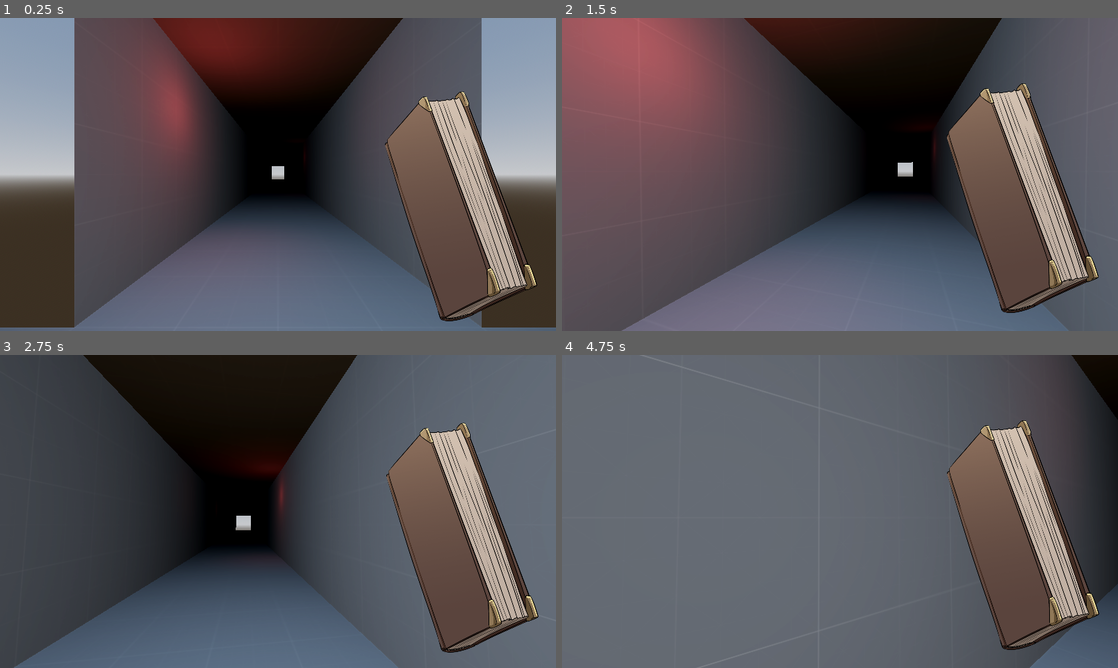
Above: before the commit, frames 1-4 (two rows, left to right).
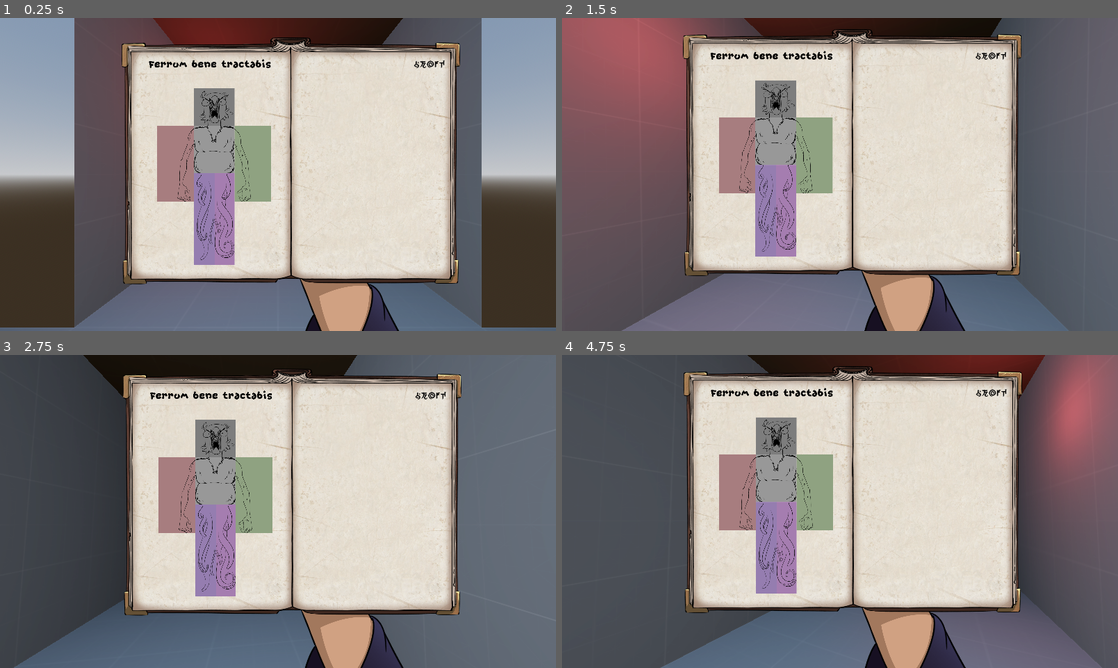
Above: after the commit, the same moments.

Repository: Bigaston/LDJam55
Game: Godot game, scene res://scenes/game/level.tscn
Same seed, same stepped clock (60 frames per second), same inputs: the game is played once before the commit and once after it.
Inputs (mouse positions are in pixels of both pictures, inside the frame that each line leads up to):
- Up to frame 1 (0.25 s): no input
- Up to frame 2 (1.5 s): tap Enter at 0.5 s; move the mouse to (867, 174) at 0.52 s; hold W (move_forward) from 0.53 s (still down); tap Space (use_spell) at 0.6, 1.35 s; move the mouse to (812, 174) at 1.27 s
- Up to frame 3 (2.75 s): keep holding W (move_forward); move the mouse to (289, 505) at 2.02 s; tap Space (use_spell) at 2.1 s
- Up to frame 4 (4.75 s): keep holding W (move_forward); move the mouse to (834, 517) at 2.77 s; tap Space (use_spell) at 2.85, 3.6, 4.35 s; move the mouse to (878, 514) at 3.52 s; move the mouse to (795, 508) at 4.27 s

The runs differ from the first frame. In frame 1, 53% of the frame differs, in the area x 21-97%, y 6-100%; in frame 2, 53%; in frame 3, 53%; in frame 4, 91%, in the area x 0-100%, y 0-100%.

Commit message:
Bon art de bouquin

Diff:
--- a/objects/ui/BasicSpell.tscn
+++ b/objects/ui/BasicSpell.tscn
@@ -1,10 +1,9 @@
-[gd_scene load_steps=15 format=3 uid="uid://b6o3mvyol3hbo"]
+[gd_scene load_steps=14 format=3 uid="uid://b6o3mvyol3hbo"]
 
 [ext_resource type="Script" path="res://objects/ui/BasicSpell.gd" id="1_6sajc"]
 [ext_resource type="Resource" uid="uid://006fwh1qrrer" path="res://resources/content/PartResourceLinker.tres" id="2_0den8"]
 [ext_resource type="Resource" uid="uid://b76s8hrfrycs1" path="res://resources/content/MonsterResourceLinker.tres" id="3_sylef"]
 [ext_resource type="LabelSettings" uid="uid://c5mjcdfidgkgs" path="res://resources/themes/SpellTitle.tres" id="4_1husb"]
-[ext_resource type="Texture2D" uid="uid://dbtk6kweg1ltw" path="res://resources/textures/book/Book_open_empty.png" id="4_i0f21"]
 [ext_resource type="LabelSettings" uid="uid://c6lcdjj02k82c" path="res://resources/themes/StrangeText.tres" id="5_beanb"]
 
 [sub_resource type="Gradient" id="Gradient_mir0b"]
@@ -44,22 +43,6 @@
 part_linker = ExtResource("2_0den8")
 monster_linker = ExtResource("3_sylef")
 
-[node name="TextureRect" type="TextureRect" parent="."]
-layout_mode = 1
-anchors_preset = 7
-anchor_left = 0.5
-anchor_top = 1.0
-anchor_right = 0.5
-anchor_bottom = 1.0
-offset_left = -513.5
-offset_top = -715.0
-offset_right = 513.5
-grow_horizontal = 2
-grow_vertical = 0
-texture = ExtResource("4_i0f21")
-expand_mode = 1
-stretch_mode = 5
-
 [node name="SpellPreview" type="TextureRect" parent="."]
 visible = false
 layout_mode = 1
@@ -83,10 +66,10 @@
 anchor_top = 1.0
 anchor_right = 0.5
 anchor_bottom = 1.0
-offset_left = -370.0
-offset_top = -500.0
-offset_right = -247.0
-offset_bottom = -420.0
+offset_left = -324.0
+offset_top = -558.0
+offset_right = -201.0
+offset_bottom = -478.0
 grow_horizontal = 2
 grow_vertical = 0
 texture = SubResource("GradientTexture1D_lmy5a")
@@ -99,10 +82,10 @@
 anchor_top = 1.0
 anchor_right = 0.5
 anchor_bottom = 1.0
-offset_left = -157.0
-offset_top = -502.0
-offset_right = -34.0
-offset_bottom = -422.0
+offset_left = -126.0
+offset_top = -557.0
+offset_right = -3.0
+offset_bottom = -477.0
 grow_horizontal = 2
 grow_vertical = 0
 texture = SubResource("GradientTexture1D_lmy5a")
@@ -115,10 +98,10 @@
 anchor_top = 1.0
 anchor_right = 0.5
 anchor_bottom = 1.0
-offset_left = 47.0
-offset_top = -587.0
-offset_right = 119.0
-offset_bottom = -520.0
+offset_left = 48.0
+offset_top = -627.0
+offset_right = 120.0
+offset_bottom = -560.0
 grow_horizontal = 2
 grow_vertical = 0
 texture = SubResource("GradientTexture1D_myton")
@@ -139,46 +122,46 @@
 
 [node name="ConditionPart" type="TextureRect" parent="Condition"]
 layout_mode = 0
-offset_left = 75.0
-offset_top = -450.0
-offset_right = 134.0
-offset_bottom = -394.0
+offset_left = 74.0
+offset_top = -501.0
+offset_right = 133.0
+offset_bottom = -445.0
 texture = SubResource("GradientTexture1D_kj6gc")
 expand_mode = 1
 
 [node name="ConditionFamily" type="TextureRect" parent="Condition"]
 layout_mode = 0
-offset_left = 140.0
-offset_top = -450.0
-offset_right = 199.0
-offset_bottom = -394.0
+offset_left = 139.0
+offset_top = -501.0
+offset_right = 198.0
+offset_bottom = -445.0
 texture = SubResource("GradientTexture1D_kj6gc")
 expand_mode = 1
 
 [node name="PictoArrow" type="TextureRect" parent="Condition"]
 layout_mode = 0
-offset_left = 211.0
-offset_top = -450.0
-offset_right = 270.0
-offset_bottom = -394.0
+offset_left = 210.0
+offset_top = -501.0
+offset_right = 269.0
+offset_bottom = -445.0
 texture = SubResource("GradientTexture1D_kj6gc")
 expand_mode = 1
 
 [node name="BadResultPart" type="TextureRect" parent="Condition"]
 layout_mode = 0
-offset_left = 278.0
-offset_top = -450.0
-offset_right = 337.0
-offset_bottom = -394.0
+offset_left = 277.0
+offset_top = -501.0
+offset_right = 336.0
+offset_bottom = -445.0
 texture = SubResource("GradientTexture1D_kj6gc")
 expand_mode = 1
 
 [node name="BadResultFamily" type="TextureRect" parent="Condition"]
 layout_mode = 0
-offset_left = 343.0
-offset_top = -450.0
-offset_right = 402.0
-offset_bottom = -394.0
+offset_left = 342.0
+offset_top = -501.0
+offset_right = 401.0
+offset_bottom = -445.0
 texture = SubResource("GradientTexture1D_kj6gc")
 expand_mode = 1
 
@@ -189,10 +172,10 @@
 anchor_top = 1.0
 anchor_right = 0.5
 anchor_bottom = 1.0
-offset_left = 51.0
-offset_top = -324.0
-offset_right = 379.0
-offset_bottom = -64.0
+offset_left = 48.0
+offset_top = -424.0
+offset_right = 376.0
+offset_bottom = -164.0
 grow_horizontal = 2
 grow_vertical = 0
 text = "IOQUS HDQP9OISHDPQIOSUUDHNQPSODIHNQLMXKLWCFSQDQSDQLIUSDBQMOSKJN"
@@ -206,10 +189,10 @@
 anchor_top = 1.0
 anchor_right = 0.5
 anchor_bottom = 1.0
-offset_left = -379.0
-offset_top = -601.0
-offset_right = -18.0
-offset_bottom = -529.0
+offset_left = -325.0
+offset_top = -640.0
+offset_right = 9.0
+offset_bottom = -568.0
 grow_horizontal = 2
 grow_vertical = 0
 text = "SUPER FINAL NAME"
--- a/objects/ui/Book.tscn
+++ b/objects/ui/Book.tscn
@@ -2,9 +2,9 @@
 
 [ext_resource type="Script" path="res://objects/ui/Book.gd" id="1_07p7n"]
 [ext_resource type="Resource" uid="uid://q4cwk244at8e" path="res://resources/content/SpellBook.tres" id="2_al7fj"]
+[ext_resource type="Texture2D" uid="uid://cu28jb165u172" path="res://resources/textures/book/Book_closedHand.png" id="3_0jxpp"]
 [ext_resource type="PackedScene" uid="uid://ckhb0rcx8hdgt" path="res://objects/ui/FinalSpell.tscn" id="3_amhml"]
-[ext_resource type="Texture2D" uid="uid://c83yhs7ppmwsn" path="res://resources/textures/book/Book_closed.png" id="3_wp6mm"]
-[ext_resource type="Texture2D" uid="uid://dbtk6kweg1ltw" path="res://resources/textures/book/Book_open_empty.png" id="4_npbgq"]
+[ext_resource type="Texture2D" uid="uid://dtenbjpv75nrw" path="res://resources/textures/book/Book_openHand.png" id="4_ismcc"]
 [ext_resource type="PackedScene" uid="uid://b6o3mvyol3hbo" path="res://objects/ui/BasicSpell.tscn" id="4_oxe52"]
 
 [node name="Book" type="Control" node_paths=PackedStringArray("closed_book", "opened_book")]
@@ -14,6 +14,7 @@
 anchor_bottom = 1.0
 grow_horizontal = 2
 grow_vertical = 2
+mouse_filter = 2
 script = ExtResource("1_07p7n")
 spells_resource = ExtResource("2_al7fj")
 closed_book = NodePath("ClosedBook")
@@ -21,6 +22,7 @@
 speed_multiplier = 20.0
 
 [node name="ClosedBook" type="Control" parent="."]
+visible = false
 layout_mode = 1
 anchors_preset = 3
 anchor_left = 1.0
@@ -31,6 +33,7 @@
 offset_top = -40.0
 grow_horizontal = 0
 grow_vertical = 0
+mouse_filter = 2
 
 [node name="TextureRect" type="TextureRect" parent="ClosedBook"]
 layout_mode = 1
@@ -39,18 +42,18 @@
 anchor_top = 1.0
 anchor_right = 1.0
 anchor_bottom = 1.0
-offset_left = -561.0
-offset_top = -709.0
-offset_right = 173.0
-offset_bottom = 107.0
+offset_left = -555.0
+offset_top = -694.0
+offset_right = 179.0
+offset_bottom = 122.0
 grow_horizontal = 0
 grow_vertical = 0
-texture = ExtResource("3_wp6mm")
+mouse_filter = 2
+texture = ExtResource("3_0jxpp")
 expand_mode = 1
 stretch_mode = 5
 
 [node name="OpenedBook" type="Control" parent="."]
-visible = false
 layout_mode = 1
 anchors_preset = 7
 anchor_left = 0.5
@@ -71,12 +74,14 @@
 anchor_top = 1.0
 anchor_right = 0.5
 anchor_bottom = 1.0
-offset_left = -513.5
-offset_top = -715.0
-offset_right = 513.5
+offset_left = -640.0
+offset_top = -743.0
+offset_right = 681.0
+offset_bottom = 21.0
 grow_horizontal = 2
 grow_vertical = 0
-texture = ExtResource("4_npbgq")
+mouse_filter = 2
+texture = ExtResource("4_ismcc")
 expand_mode = 1
 stretch_mode = 5
 
--- a/objects/ui/FinalSpell.tscn
+++ b/objects/ui/FinalSpell.tscn
@@ -32,10 +32,10 @@
 anchor_top = 1.0
 anchor_right = 0.5
 anchor_bottom = 1.0
-offset_left = -379.0
-offset_top = -601.0
-offset_right = -18.0
-offset_bottom = -529.0
+offset_left = -325.0
+offset_top = -640.0
+offset_right = 9.0
+offset_bottom = -568.0
 grow_horizontal = 2
 grow_vertical = 0
 text = "SUPER FINAL NAME"
@@ -68,15 +68,15 @@
 anchor_top = 1.0
 anchor_right = 0.5
 anchor_bottom = 1.0
-offset_left = 33.0
-offset_top = -591.0
-offset_right = 390.0
-offset_bottom = -71.0
+offset_left = 42.0
+offset_top = -630.0
+offset_right = 382.0
+offset_bottom = -150.0
 grow_horizontal = 2
 grow_vertical = 0
 text = "po I oiqushbdqouisbdlqkjsdPOPOIUHQSDPOQIUHSDQSDLIUQSHDPMOKLNQPIOXCNPOI>WPMOUIDHQPOIHNKPQD
 QMOSDIHNQSD
-QMOLDSINQMSOIDQMSLDKNNQL/?KXNCMWOIHXPIOAMLKNNDQSMLKNDQMSOKDJPOQIFUJKLJNALKJN	ALIUBPSIQDOINCXW>MLKHPDOIAB SQLKJDHQ/SDQDML>WXCBLKUQYSDDPQOJSBDPuiohOQIUSDHQOPSHDQKLXWUICHPOW>XIHXBWOLIUSHPQIODHQNPSOICHW>XNLKJH>POISQHYDOPIUHPO"
+QMOLDSINQMSOIDQMSLDKNNQL/?KXNCMWOIHXPIOAMLKNNDQSMLKNDQMSOKDJPOQIFUJKLJNALKJN	ALIUBPSIQDOINCXW>MLKHPDOIAB SQLKJDHQ/SDQDML>WXCBLKUQYSDDPQOJSBDPuiohOQIUSDHQOPSHDQKLXWUICHPOW"
 label_settings = ExtResource("4_i1fof")
 horizontal_alignment = 2
 autowrap_mode = 1
@@ -88,12 +88,13 @@
 anchor_top = 1.0
 anchor_right = 0.5
 anchor_bottom = 1.0
-offset_left = -375.0
-offset_top = -534.0
-offset_right = -19.0
-offset_bottom = -76.0
+offset_left = -314.0
+offset_top = -586.0
+offset_right = 4.0
+offset_bottom = -153.0
 grow_horizontal = 2
 grow_vertical = 0
+mouse_filter = 2
 
 [node name="Head" type="TextureRect" parent="MonsterPreview"]
 layout_mode = 1
@@ -102,6 +103,7 @@
 anchor_bottom = 1.0
 grow_horizontal = 2
 grow_vertical = 2
+mouse_filter = 2
 texture = ExtResource("2_pjofg")
 expand_mode = 1
 stretch_mode = 5
@@ -113,6 +115,7 @@
 anchor_bottom = 1.0
 grow_horizontal = 2
 grow_vertical = 2
+mouse_filter = 2
 texture = ExtResource("3_uvudd")
 expand_mode = 1
 stretch_mode = 5
@@ -124,6 +127,7 @@
 anchor_bottom = 1.0
 grow_horizontal = 2
 grow_vertical = 2
+mouse_filter = 2
 texture = ExtResource("4_dwl1m")
 expand_mode = 1
 stretch_mode = 5
@@ -135,6 +139,7 @@
 anchor_bottom = 1.0
 grow_horizontal = 2
 grow_vertical = 2
+mouse_filter = 2
 texture = ExtResource("5_ce6kb")
 expand_mode = 1
 stretch_mode = 5
Binary file changed: resources/textures/book/Book_closed.png
Binary file added: resources/textures/book/Book_closedHand.png
Not shown, added: resources/textures/book/Book_closedHand.png.import
Binary file added: resources/textures/book/Book_openHand.png
Not shown, added: resources/textures/book/Book_openHand.png.import
Binary file changed: resources/textures/book/Book_open_empty.png
Not shown, added: resources/textures/book/Parchemin.png.import
Not shown, added: resources/textures/book/Parchemin.png
